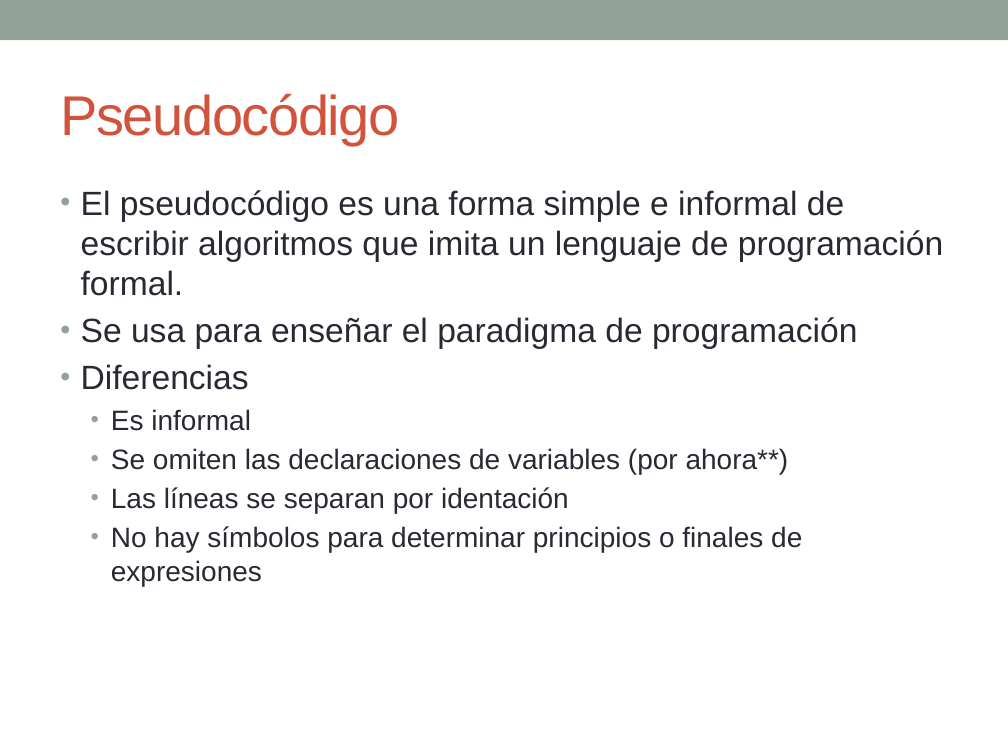
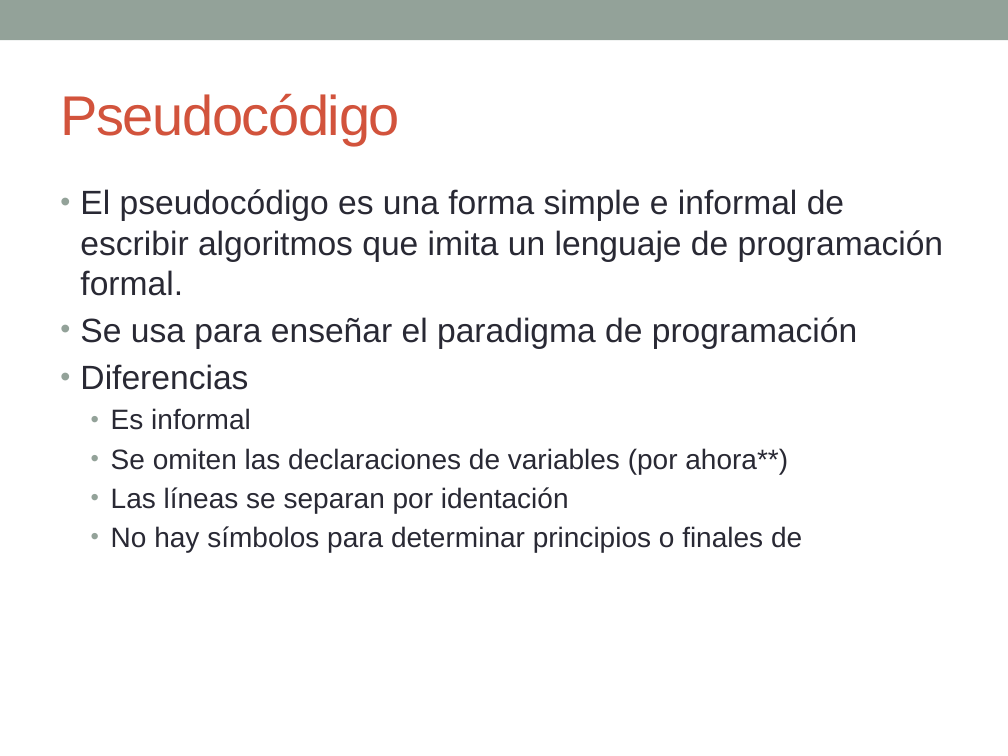
Before and after one commit to esolorzanob/UPI_Introduccion, a slide deck: slide 4 of Semana 4.pptx. Drawn at 1008x756 pixels with LibreOffice and Linux fonts; fonts in the diff are those of the drawing. Boxes give left, top, right and bottom in pixels: in the first picture for what was removed or moved away, otherwise in the second. Text is boxed around its words. In the diff, an @@ line names an element or a change of style, - is before the commit and + after.

```diff
--- a/Semana 4.pptx
+++ b/Semana 4.pptx
@@ text at (111, 526, 802, 552): text changed @@
-  • No hay símbolos para determinar principios o finales de expresiones
+  • No hay símbolos para determinar principios o finales de
```
Also in this commit, not shown: 7 other slides changed, 1 other file.
